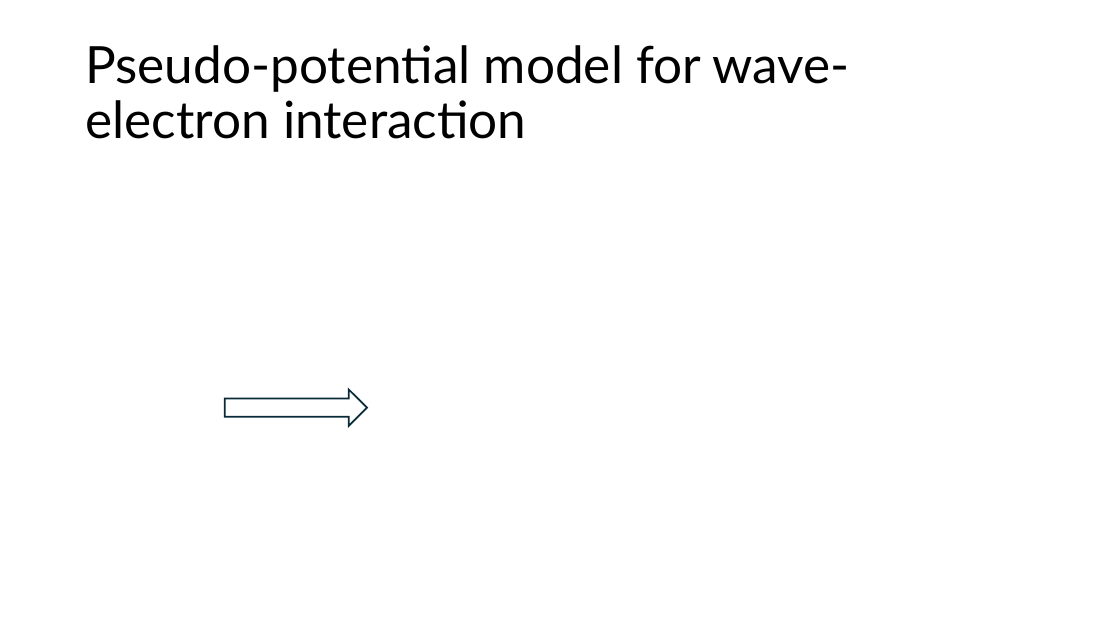
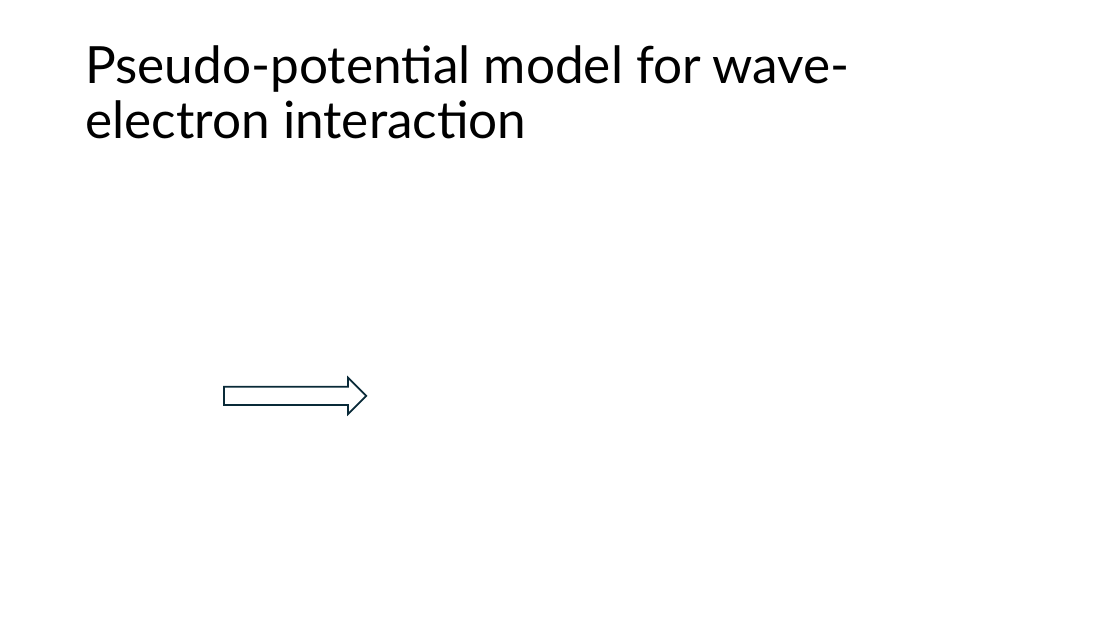
Before and after one commit to USTC-star/computer_share, a slide deck: slide 3 of paper modification/papers/Trapping analysis of a magnetic electron.pptx (slide 2 before the commit). Drawn at 1120x630 pixels with LibreOffice and Linux fonts; fonts in the diff are those of the drawing; grey boxes stand for pictures. Boxes give left, top, right and bottom in pixels: in the first picture for what was removed or moved away, otherwise in the second. Text is boxed around its words. In the diff, an @@ line names an element or a change of style, - is before the commit and + after.

```diff
--- a/paper modification/papers/Trapping analysis of a magnetic electron.pptx
+++ b/paper modification/papers/Trapping analysis of a magnetic electron.pptx
@@ right arrow: place and size @@
-right arrow at (225,390,367,426)
+right arrow at (224,378,366,414)
```
Also in this commit, not shown: 1 other slide changed, 2 slides added, 6 other files.
